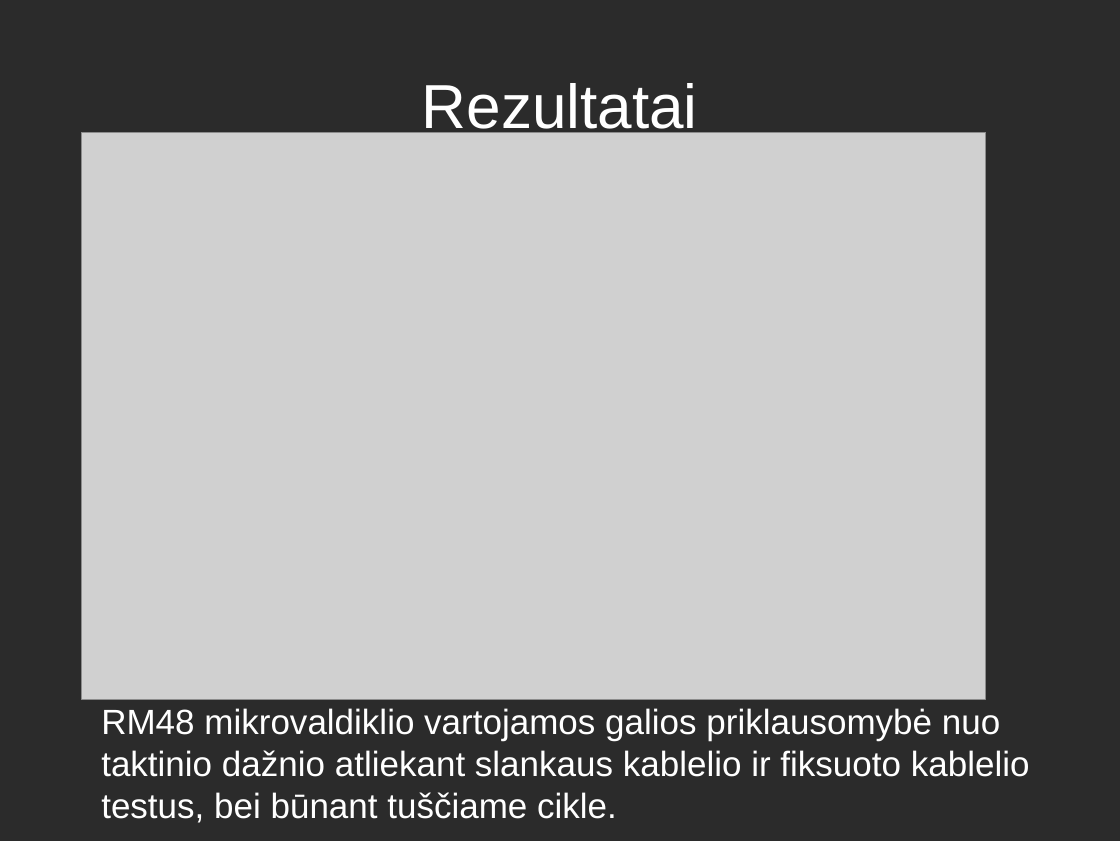
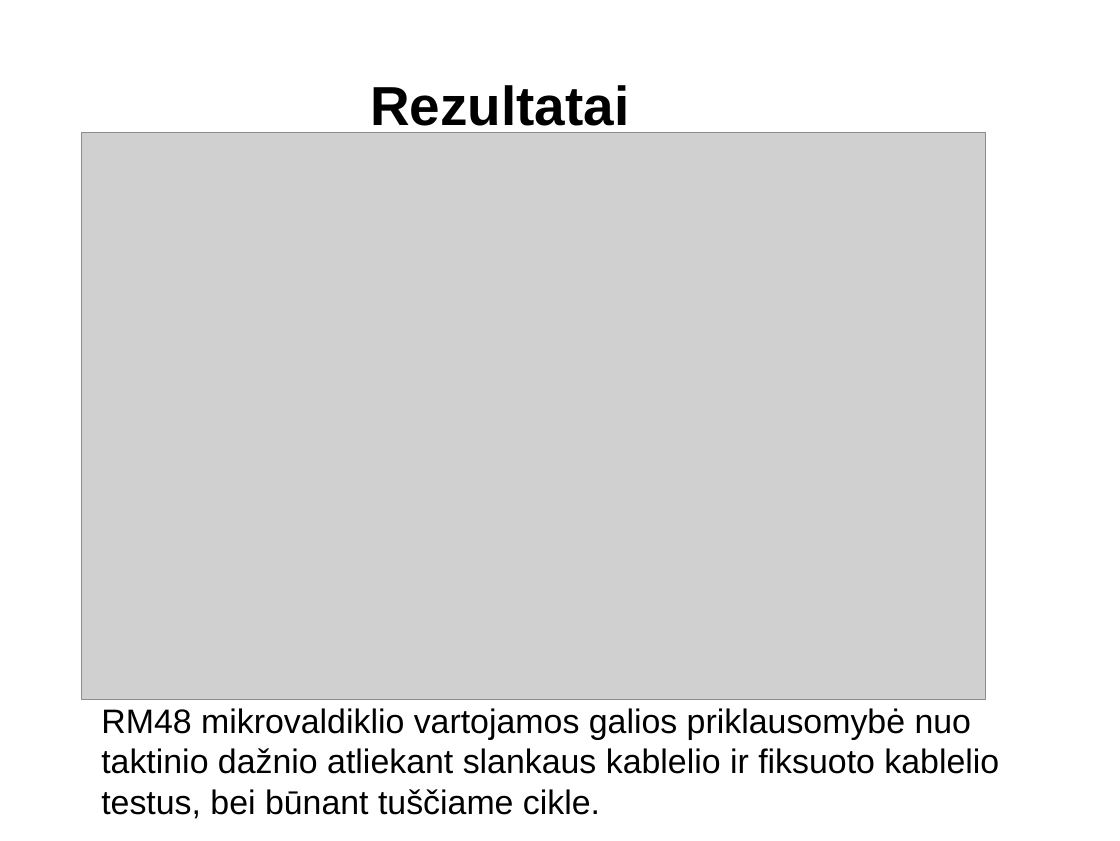
Before and after one commit to kurmis/bakis, a slide deck: slide 12 of pristatymas bak/Mindaugas Kurmauskas.odp. Drawn at 1120x841 pixels with LibreOffice and Linux fonts; fonts in the diff are those of the drawing; grey boxes stand for pictures; background and template pictures are left out; a plain dark background stands for a picture behind light text. Boxes give left, top, right and bottom in pixels: in the first picture for what was removed or moved away, otherwise in the second. Text is boxed around its words. In the diff, an @@ line names an element or a change of style, - is before the commit and + after.

```diff
--- a/pristatymas bak/Mindaugas Kurmauskas.odp
+++ b/pristatymas bak/Mindaugas Kurmauskas.odp
@@ background picture (left out) to #FFFFFF @@
@@ title "Rezultatai" moved from (x1=422, y1=83, x2=698, y2=139) to (x1=370, y1=85, x2=629, y2=135) @@
@@ title "Rezultatai" at (x1=370, y1=85, x2=629, y2=135): size 44 to 38.9 pt, text colour #FFFFFF to #000000, bold on @@
@@ text "RM48 mikrovaldiklio vartojamos galios priklausomybė ..." at (x1=101, y1=708, x2=999, y2=819): size 24.8 to 24 pt, text colour #FFFFFF to #000000 @@
```
Also in this commit, not shown: 13 other slides changed, 6 other files.
